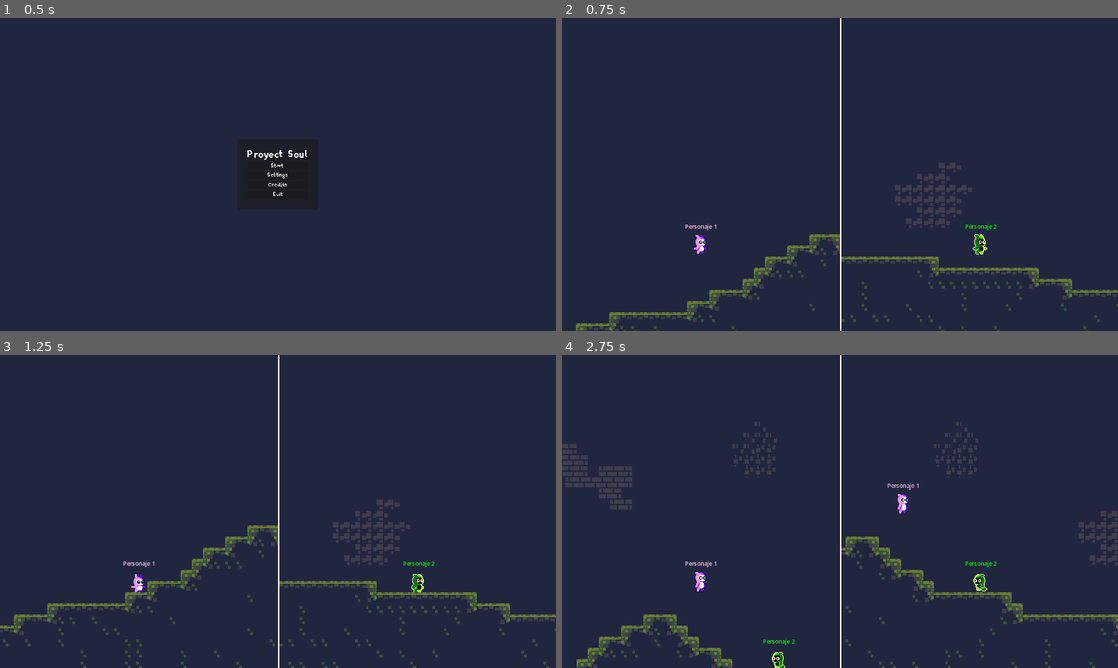
Above: before the commit, frames 1-4 (two rows, left to right).
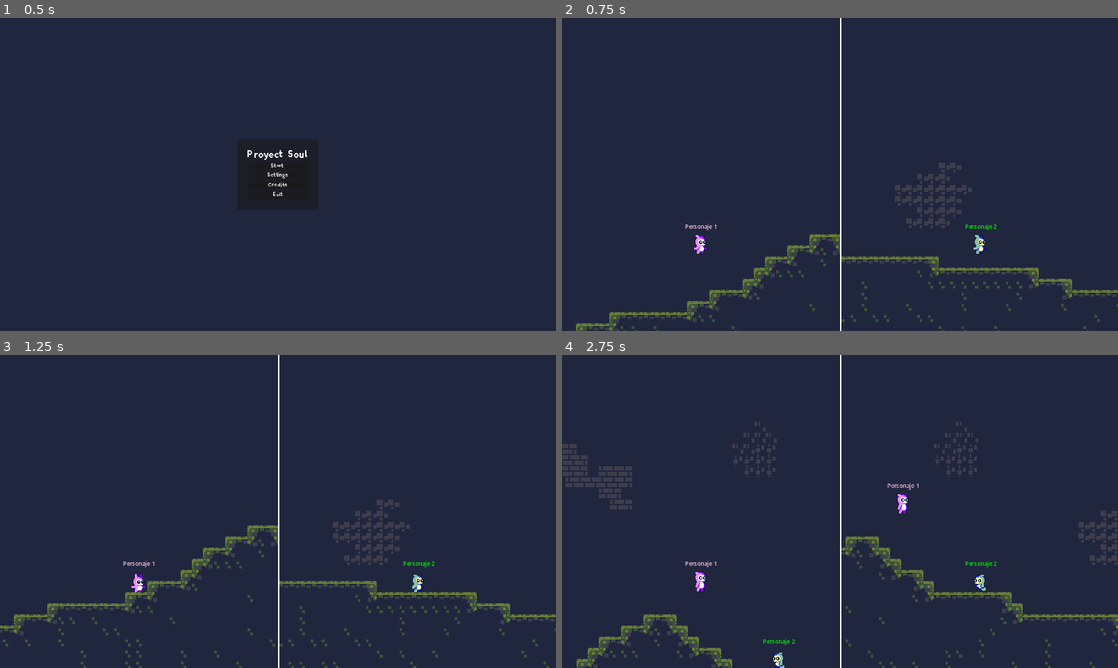
Above: after the commit, the same moments.

Repository: diego5714/ProyectoSoul
Game: Godot game, scene res://UI/MainMenu.tscn
The game is run twice, just before and just after one commit, with the same random seed, the same clock (stepped at 60 frames per second) and the same inputs.
Inputs:
- Up to frame 1 (0.5 s): no input
- Up to frame 2 (0.75 s): click "Start" at 0.5 s
- Up to frame 3 (1.25 s): no input
- Up to frame 4 (2.75 s): hold D (derecha) from 1.28 s (still down); tap Space (saltar) at 1.52, 2.27 s

Frame 1 is identical in both runs. In frame 2, 0.1% of the frame differs, in the area x 73-77%, y 69-76%; in frame 3, 0.1%; in frame 4, 0.2%, in the area x 37-77%, y 70-100%.

Commit message:
Añadimos un shader para el personaje espejo

Diff:
--- a/scenes/inverted.gdshader
+++ b/scenes/inverted.gdshader
@@ -2,5 +2,5 @@
 
 void fragment() {
 	vec4 col = texture(TEXTURE,UV);
-	COLOR = vec4(1.0-col.r,1.0-col.g,1.0-col.b,col.a);
+	COLOR = vec4(col.g,col.g*1.4,col.b*0.7,col.a);
 }
